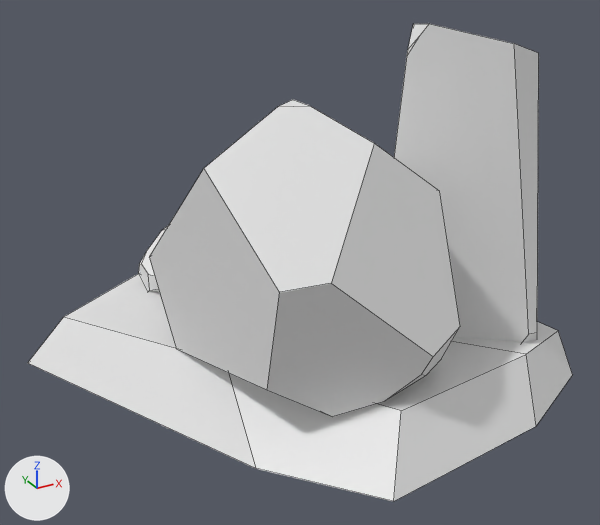
The FBX model Assets/Props/Stones/Stone2/GO_Stone2_LOD0.fbx, before and after one commit.
Camera for both pictures: a 50 mm camera at (-5.08, -7.86, 5.42) aimed at (-0.78, -0.05, 1.51). Arrows for +X, +Y and +Z are at lower left; the lights stay in place. The older version comes first. Mesh edges are drawn as thin lines. Objects named as collision shapes, trigger or cutter boxes, shadow casters or lower levels of detail are left out. Where no turn or scale is listed for an object, it has been applied to the vertices.

Objects in the first picture: 'GO_Stone2_LOD0'.
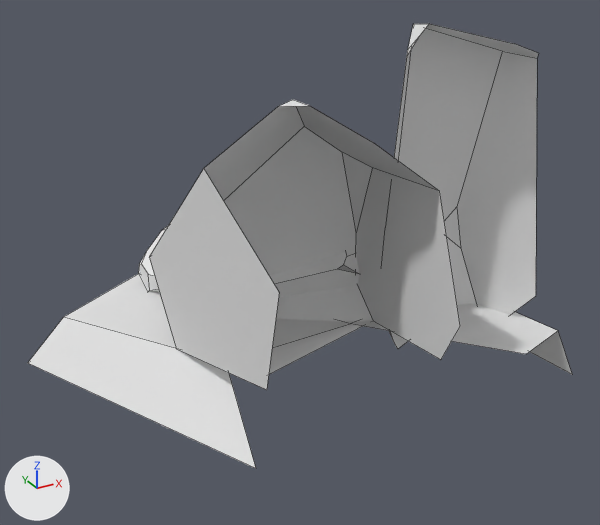
The edits, one by one:
me_cube_069 is used by ob_go_stone2_lod0; location (0.0, 0.0, 0.0).
me_cube_069 had 163 vertices, 81 faces and spanned x -3.67..2.16, y -2.58..3.01, z -0.07..4.21.
me_cube_069 now has 143 vertices, 62 faces and spans x -3.67..2.16, y -2.06..3.01, z -0.07..4.21.
Part 1, on me_cube_069:
20 vertices are removed from x -1.52..1.66, y -2.58..-0.7, z 0.0..2.2.
19 faces are deleted.

Where the change shows, as pixel boxes [x1, y1, x2, y2] in the pictures (600 x 525 px):
'GO_Stone2_LOD0', reshaped (7% shorter)
    before: [28, 24, 572, 501]
    after: [28, 24, 572, 468]
part 1 of me_cube_069, deleted
    before: [204, 24, 572, 501]
